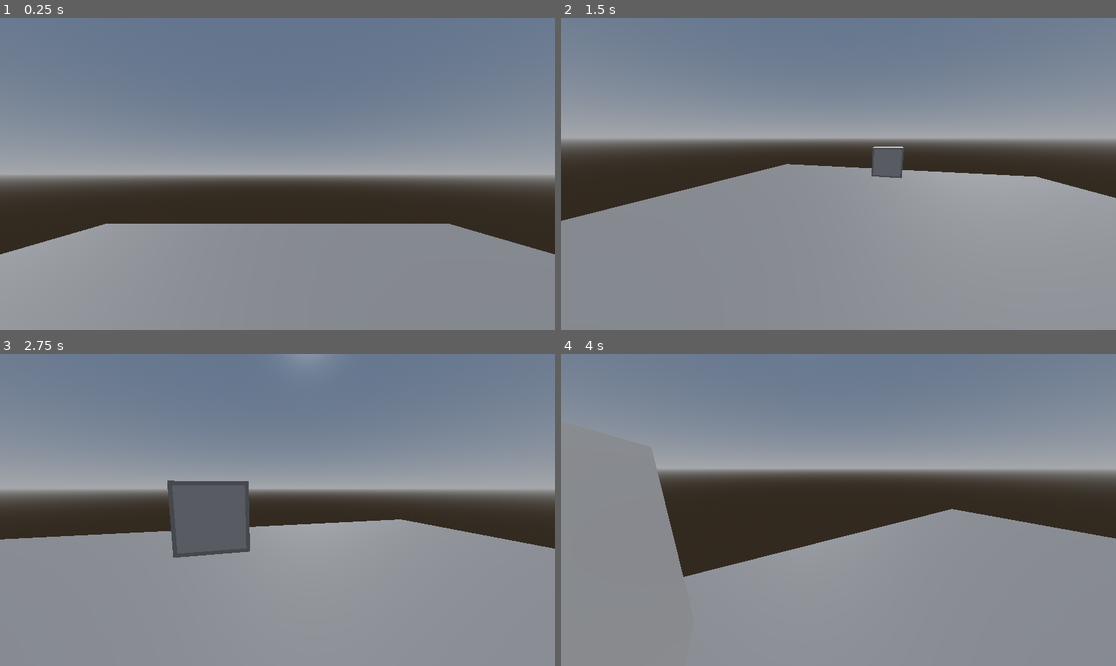
Above: before the commit, frames 1-4 (two rows, left to right).
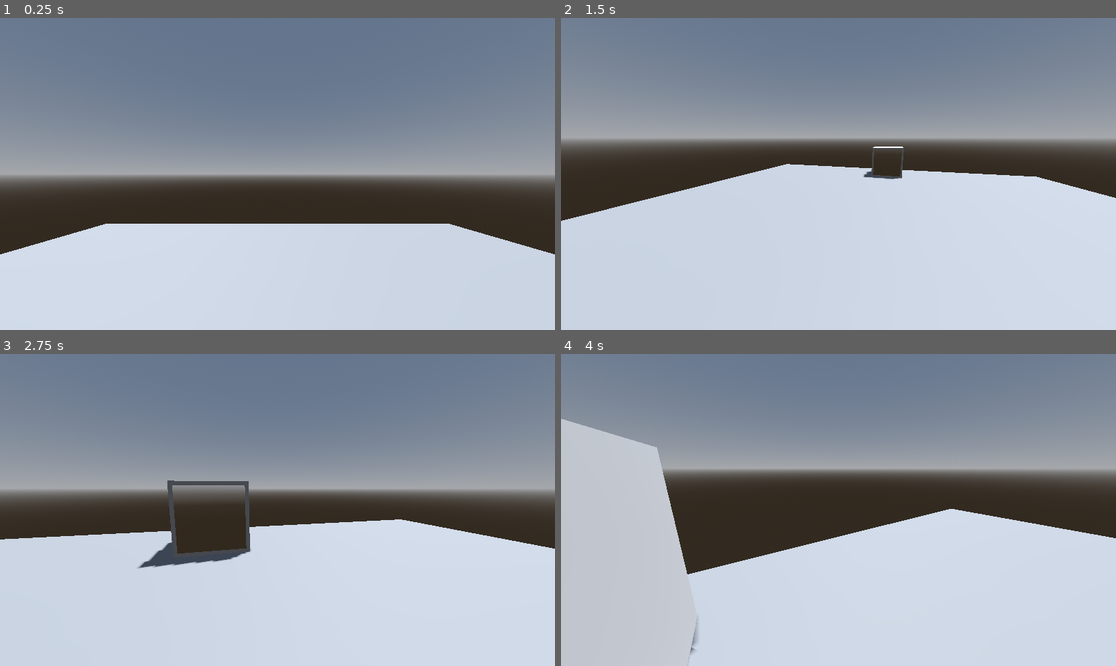
Above: after the commit, the same moments.

Repository: HumboShot/shooter
Game: Godot game, scene res://DevWorld.tscn
Same seed, same stepped clock (60 frames per second), same inputs: the game is played once before the commit and once after it.
Inputs (mouse positions are in pixels of both pictures, inside the frame that each line leads up to):
- Up to frame 1 (0.25 s): no input
- Up to frame 2 (1.5 s): move the mouse to (960, 158) at 0.52 s; hold D (right) 0.53-1.28 s; hold Shift (sprint) 0.53-1.28 s; click (960, 158) at 0.67 s; tap Space (jump) at 0.77 s; move the mouse to (810, 174) at 1.27 s; hold W (up) from 1.28 s (still down); tap Shift (sprint) at 1.35 s
- Up to frame 3 (2.75 s): keep holding W (up); tap Space (jump) at 1.52 s; move the mouse to (288, 503) at 2.02 s; hold Shift (sprint) from 2.03 s (still down)
- Up to frame 4 (4 s): keep holding W (up); move the mouse to (832, 516) at 2.77 s; release Shift (sprint) at 2.78 s; tap Shift (sprint) at 2.85 s; tap Space (jump) at 3.02, 3.77 s; move the mouse to (877, 513) at 3.52 s; hold Shift (sprint) from 3.53 s (still down)

The runs differ from the first frame. In frame 1, 32% of the frame differs, in the area x 0-100%, y 65-100%; in frame 2, 48%; in frame 3, 45%; in frame 4, 48%, in the area x 0-100%, y 20-100%.

Commit message:
Surfing is now possible

Diff:
--- a/src/DevWorld.tscn
+++ b/src/DevWorld.tscn
@@ -23,6 +23,13 @@
 [sub_resource type="ConcavePolygonShape3D" id="ConcavePolygonShape3D_qhatv"]
 data = PackedVector3Array(1, 0.1057, -0.8943, 1, 1.8943, 0.8942, 1, 1.8943, -0.8943, 1, 0.1057, -0.8943, 1, 0.1057, 0.8 …(674 unchanged characters)…
 
+[sub_resource type="Curve3D" id="Curve3D_nksem"]
+_data = {
+"points": PackedVector3Array(-2.27659, 27.1018, 0, 2.27659, -27.1018, 0, -0.162755, 0.0561132, -0.00773525, -9.88391, -1.49547, 0, 9.88391, 1.49547, 0, 29.4724, -27.7297, -0.00773525),
+"tilts": PackedFloat32Array(0, 0)
+}
+point_count = 2
+
 [node name="DevWorld" type="Node3D"]
 transform = Transform3D(1, 0, 0, 0, 1, 0, 0, 0, 1, -0.000420094, 0.0154362, 0.00773525)
 
@@ -30,7 +37,8 @@
 environment = SubResource("Environment_8ed86")
 
 [node name="DirectionalLight3D" type="DirectionalLight3D" parent="."]
-transform = Transform3D(-0.0862605, 0.713815, -0.695002, 0.329344, 0.678814, 0.656311, 0.940261, -0.172281, -0.293646, 0, 3.26226, 0)
+transform = Transform3D(0.103922, 0.966586, -0.234331, 0.324204, 0.189817, 0.926748, 0.940262, -0.172281, -0.293645, 0, 3.26226, 0)
+shadow_enabled = true
 
 [node name="Level" type="Node3D" parent="."]
 
@@ -56,3 +64,22 @@
 
 [node name="CharacterBody3D" parent="." instance=ExtResource("2_nfhad")]
 transform = Transform3D(1, 0, 0, 0, 1, 0, 0, 0, 1, 0, 2, 0)
+
+[node name="Path3D" type="Path3D" parent="."]
+transform = Transform3D(7.245, 0, 0, 0, 7.245, 0, 0, 0, 7.245, 10.5097, 0, 0)
+curve = SubResource("Curve3D_nksem")
+
+[node name="CSGPolygon3D" type="CSGPolygon3D" parent="Path3D"]
+transform = Transform3D(1, 0, 0, 0, 1, 0, 0, 0, 1, 0, 0, 0)
+use_collision = true
+polygon = PackedVector2Array(0, 0, 0.5, 1, 1, 0)
+mode = 2
+path_node = NodePath("..")
+path_interval_type = 0
+path_interval = 1.0
+path_simplify_angle = 0.0
+path_rotation = 2
+path_local = true
+path_continuous_u = true
+path_u_distance = 1.0
+path_joined = false
--- a/src/FPSController/fps_controller.gd
+++ b/src/FPSController/fps_controller.gd
@@ -47,6 +47,20 @@
 func _process(delta):
 	pass
 
+# Allows surf
+func clip_velocity(normal: Vector3, overbounce: float, delta: float) -> void:
+	var backoff := self.velocity.dot(normal) * overbounce
+
+	# If we don't heck this, it's possible to get stuck in cellings
+	if backoff >= 0: return
+
+	var change := normal * backoff
+	self.velocity -= change
+
+	var adjust := self.velocity.dot(normal)
+	if adjust < 0.0:
+		self.velocity -= normal * adjust
+
 func _handle_ground_physics(delta) -> void:
 	var cur_speed_in_wish_dir = self.velocity.dot(wish_dir)
 	var add_speed_till_cap = get_move_speed() - cur_speed_in_wish_dir
@@ -65,6 +79,12 @@
 
 	_headbob_effect(delta)
 
+func is_surface_too_steep(normal: Vector3) -> bool:
+	var max_slope_and_dot = Vector3(0,1,0).rotated(Vector3(1.0,0,0), self.floor_max_angle).dot(Vector3(0,1,0))
+	if normal.dot(Vector3(0,1,0)) < max_slope_and_dot:
+		return true
+	return false
+
 func _handle_air_physics(delta) -> void:
 	self.velocity.y -= ProjectSettings.get_setting("physics/3d/default_gravity") * delta
 
@@ -78,6 +98,14 @@
 		var accel_speed = air_accel * air_move_speed * delta
 		accel_speed = min(accel_speed, add_speed_till_cap)
 		self.velocity += accel_speed * wish_dir
+
+	if is_on_wall():
+		# The floating mode makes the movement feel less jittery for surf
+		if is_surface_too_steep(get_wall_normal()):
+			self.motion_mode = CharacterBody3D.MOTION_MODE_FLOATING
+		else:
+			self.motion_mode = CharacterBody3D.MOTION_MODE_GROUNDED
+		clip_velocity(get_wall_normal(), 1, delta)
 
 func _physics_process(delta):
 	var input_dir = Input.get_vector("left", "right", "up", "down").normalized()
--- a/src/FPSController/fps_controller.tscn
+++ b/src/FPSController/fps_controller.tscn
@@ -26,5 +26,4 @@
 
 [node name="Camera3D" type="Camera3D" parent="Head"]
 unique_name_in_owner = true
-cull_mask = 1048573
 fov = 85.0
Not shown: 1 places in src/DevWorld.tscn that only renumber resources
